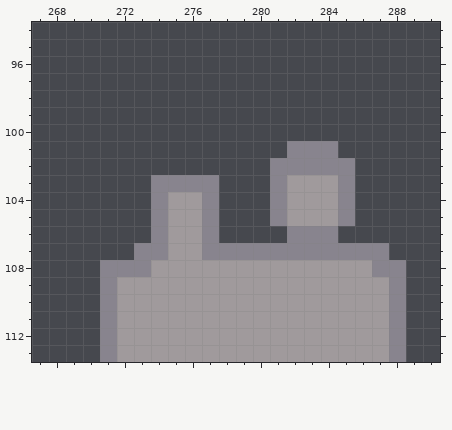
Two versions of one pixel-art file, BillusBucket/Assets/Sources/rooftop-scenery.aseprite. Above: the version before the commit.
320x180 pixels, 1 frame. Colours within 5 levels of each other are drawn and written as one. Shown: x 267..290, y 94..113. The commit also changed other parts of the picture, which this record leaves out.
The same view after the edit:
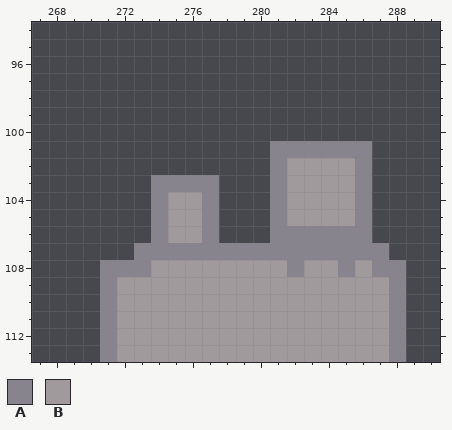
Palette (. is transparent): A #88848e  B #a09a9c
The edit:
y 101: x 281 . -> A; x 285..286 .. -> AA
y 102: x 282..286 AAAA. -> BBBBA
y 103..105: x 285..286 A. -> BA
y 106: x 281 . -> A; x 285..286 .. -> AA
y 107: x 275..276 BB -> AA
y 108: x 282 B -> A; x 285 B -> A
Pixel boxes of the changes (left, top, right, bottom) in both pictures:
changed: (168, 141, 372, 277)
